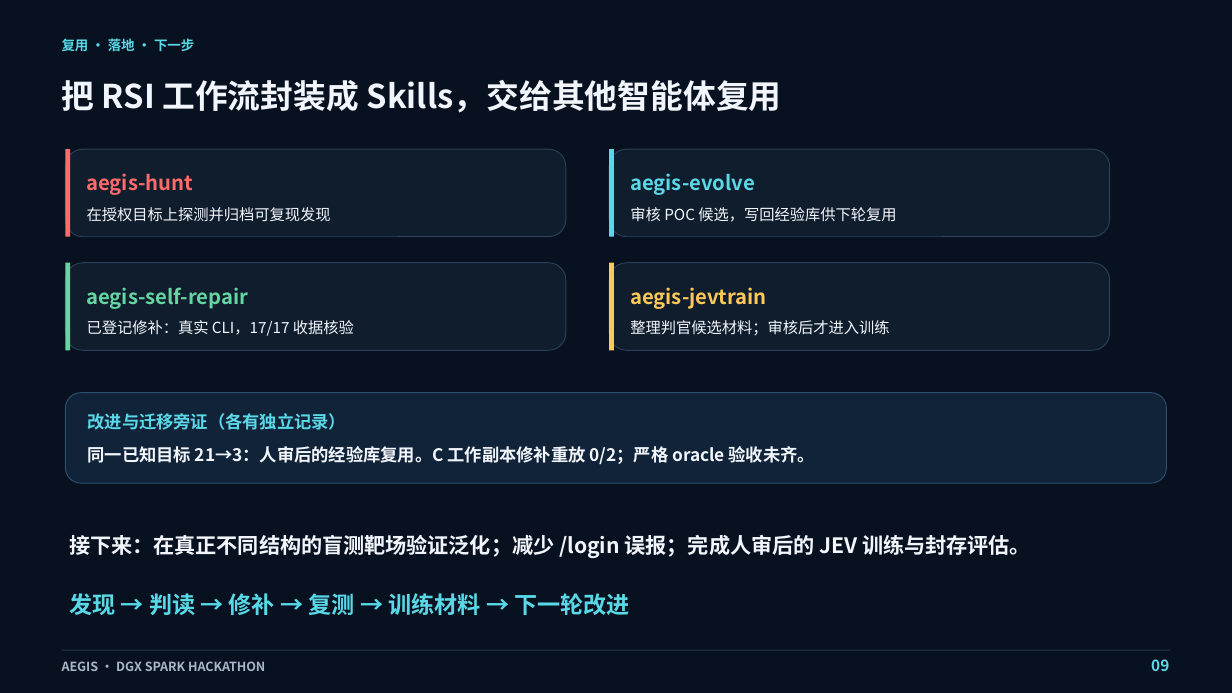
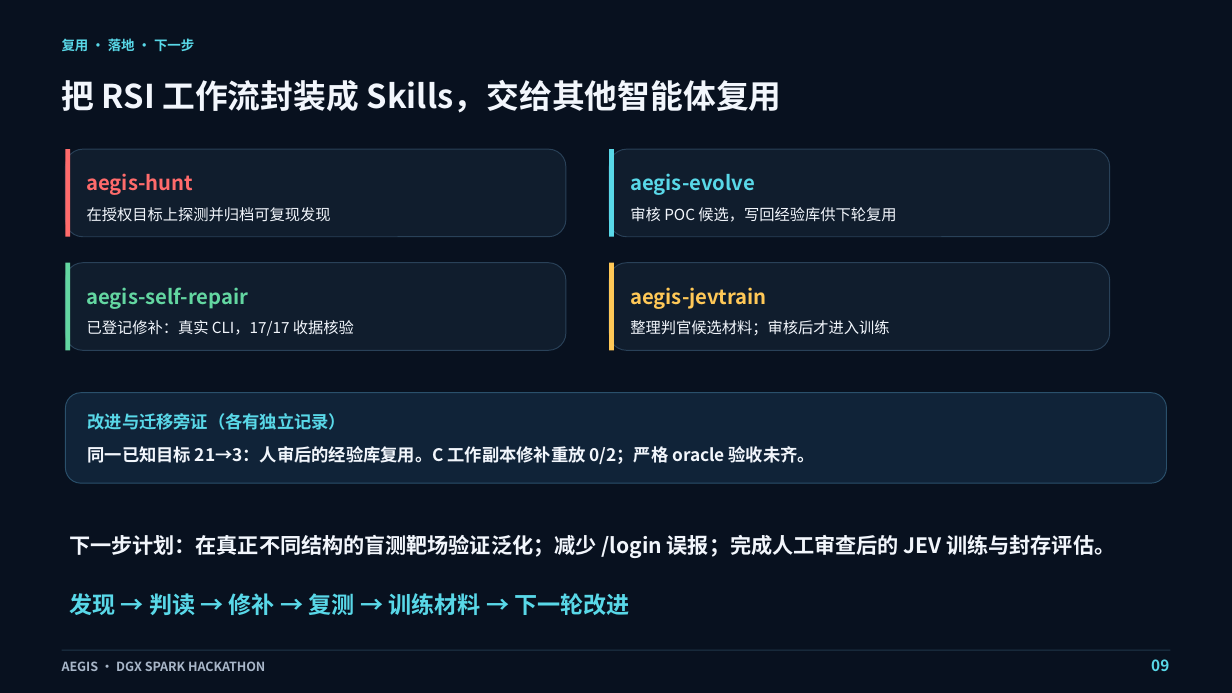
Before and after one commit to okone1995/aegis-dgx-spark, a slide deck: slide 9 of workspace/ppt-final/aegis-dgx-spark-judge-pitch-rsi-20260929.pptx. Drawn at 1232x693 pixels with LibreOffice and Linux fonts; fonts in the diff are those of the drawing. Boxes give left, top, right and bottom in pixels: in the first picture for what was removed or moved away, otherwise in the second. Text is boxed around its words. In the diff, an @@ line names an element or a change of style, - is before the commit and + after.

```diff
--- a/workspace/ppt-final/aegis-dgx-spark-judge-pitch-rsi-20260929.pptx
+++ b/workspace/ppt-final/aegis-dgx-spark-judge-pitch-rsi-20260929.pptx
@@ text at <box>69,535,1116,558</box>: text changed @@
-接下来：在真正不同结构的盲测靶场验证泛化；减少 /login 误报；完成人审后的 JEV 训练与封存评估。
+下一步计划：在真正不同结构的盲测靶场验证泛化；减少 /login 误报；完成人工审查后的 JEV 训练与封存评估。
```
Also in this commit, not shown: 1 other slide changed, 2 other files.
